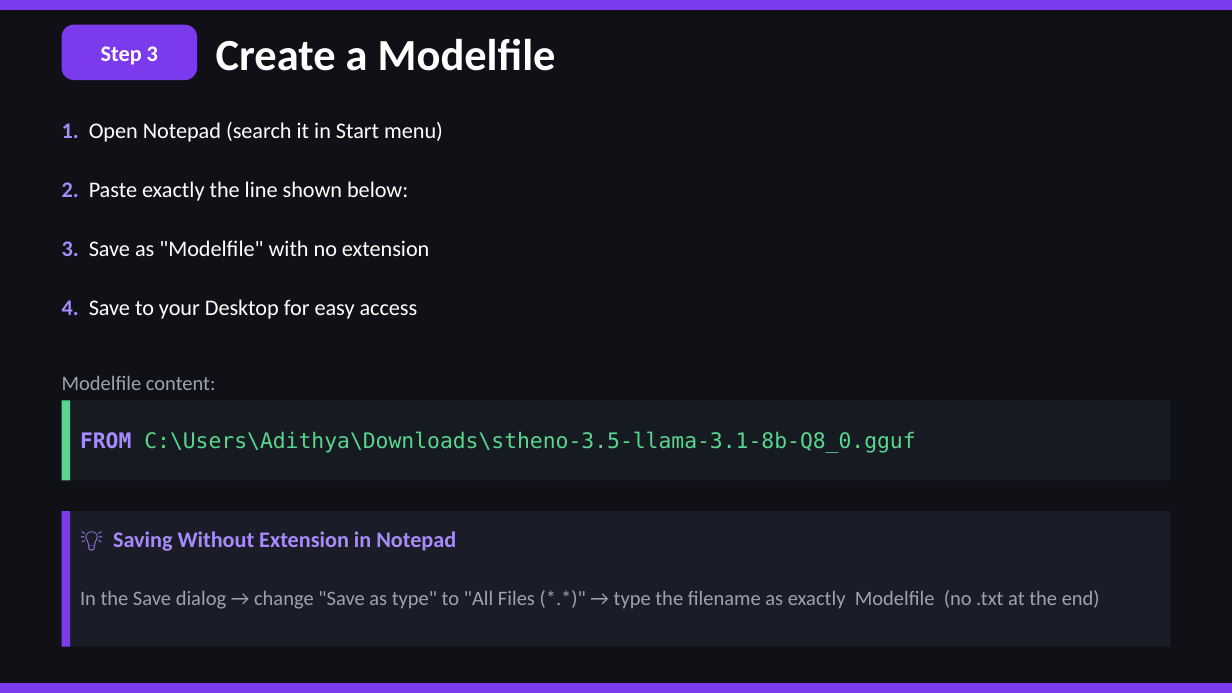
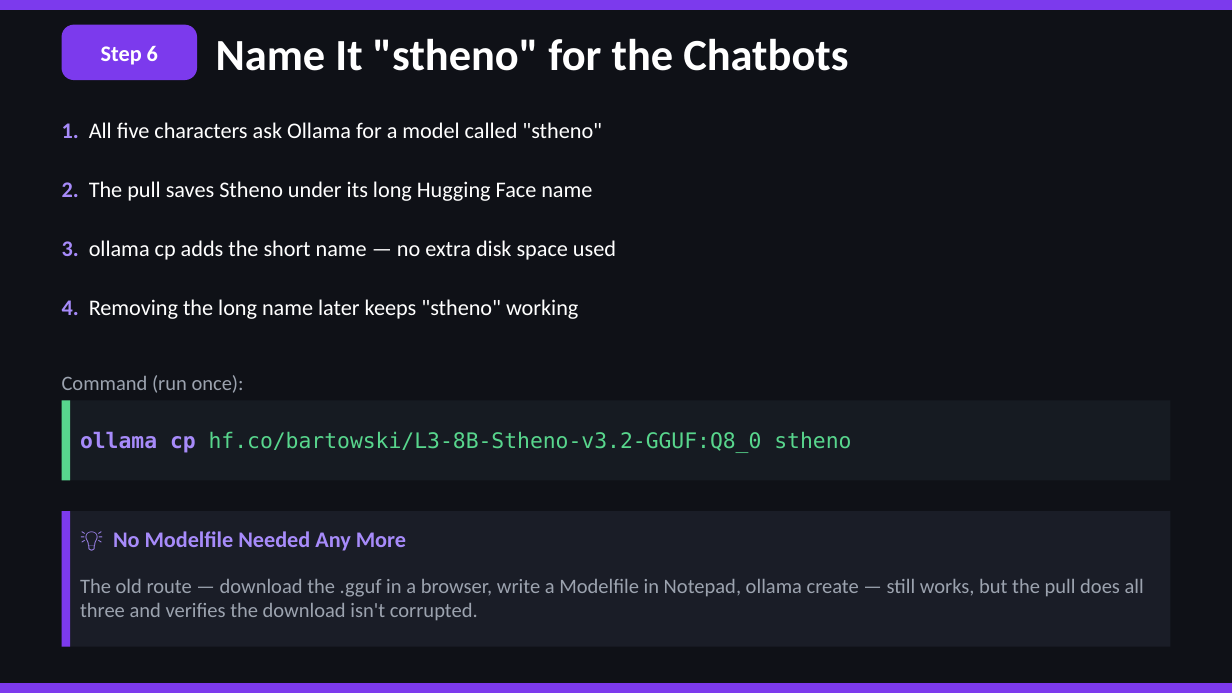
Before and after one commit to Adithya210207/personality-ai-chatbot, a slide deck: slide 9 of Documentary/Stheno_Ollama_Setup_Guide_for_my_Chatbots_backend (2).pptx. Drawn at 1232x693 pixels with LibreOffice and Linux fonts; fonts in the diff are those of the drawing. Boxes give left, top, right and bottom in pixels: in the first picture for what was removed or moved away, otherwise in the second. Text is boxed around its words. In the diff, an @@ line names an element or a change of style, - is before the commit and + after.

```diff
--- a/Documentary/Stheno_Ollama_Setup_Guide_for_my_Chatbots_backend (2).pptx
+++ b/Documentary/Stheno_Ollama_Setup_Guide_for_my_Chatbots_backend (2).pptx
@@ text at box(101, 46, 158, 65): text changed @@
-Step 3
+Step 6
@@ text at box(216, 38, 848, 71): text changed @@
-Create a Modelfile
+Name It "stheno" for the Chatbots
@@ text at box(62, 122, 602, 138): text changed @@
-1. Open Notepad (search it in Start menu)
+1. All five characters ask Ollama for a model called "stheno"
@@ text at box(62, 181, 592, 201): text changed @@
-2. Paste exactly the line shown below:
+2. The pull saves Stheno under its long Hugging Face name
@@ text at box(62, 240, 616, 260): text changed @@
-3. Save as "Modelfile" with no extension
+3. ollama cp adds the short name — no extra disk space used
@@ text at box(62, 299, 578, 319): text changed @@
-4. Save to your Desktop for easy access
+4. Removing the long name later keeps "stheno" working
@@ text at box(62, 375, 244, 393): text changed @@
-Modelfile content:
+Command (run once):
@@ text at box(80, 431, 851, 453): text changed @@
-FROM C:\Users\Adithya\Downloads\stheno-3.5-llama-3.1-8b-Q8_0.gguf
+ollama cp hf.co/bartowski/L3-8B-Stheno-v3.2-GGUF:Q8_0 stheno
@@ text at box(113, 531, 406, 551): text changed @@
-💡 Saving Without Extension in Notepad
+💡 No Modelfile Needed Any More
@@ text at box(80, 579, 1144, 621): text changed @@
-In the Save dialog → change "Save as type" to "All Files (*.*)" → type the filename as exactly Modelfile (no .txt at the end)
+The old route — download the .gguf in a browser, write a Modelfile in Notepad, ollama create — still works, but the pull does all three and verifies the download isn't corrupted.
```
Also in this commit, not shown: 10 other slides changed, 11 other files.
